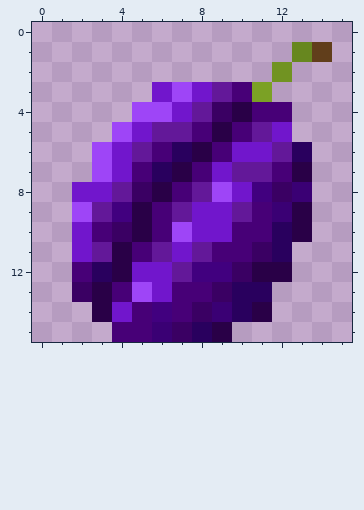
Pixel-art sprite -- PewPew Paradise/Images/Sprites/Collectibles/Plum.png. This is how it looked before the edit.
The file is 16x16 pixels.
New version:
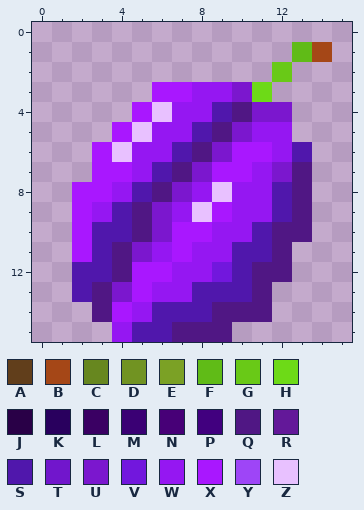
Palette (. is transparent): A #613e1b  B #a54717  C #67871f  D #719322  E #7ba125  F #60bb17  G #69c917  H #6dda17  J #290047  K #29005e  L #3a0063  M #3a0074  N #470077  P #41007f  Q #501784  R #631899  S #5017ac  T #7116cc  U #7b17ce  V #7217dd  W #9517f2  X #a917ff  Y #9e45f7  Z #e8c1ff
Commit message: added Pineapple, changed Plum textures
Changes in this commit:
Changed rows in their new state; - is an unchanged pixel.
first column x 2:
 1 -----------FB
 2 ----------G--
 3 ----XXWWUH---
 4 ---XZWWSQUU--
 5 --XZWWSQUWW--
 6 -XZWWSQUXXWS-
 7 -XXWSQUXXWUQ-
 8 XXWSQUWZWWSQ-
 9 XWSQUWZXWWSQ-
10 XSSQUXXWWSQQ-
11 XSQUWXWWSSQ--
12 SSQXXWWVSQQ--
13 SQUXWWSSSQ---
14 -QXWSSSQQQ---
15 --WSSQQQ-----
